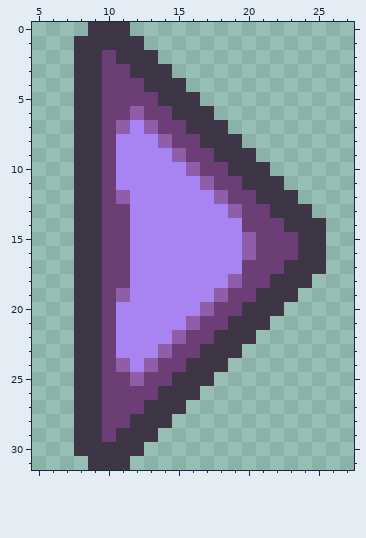
Edited in one commit: pixel-art sprite (Assets/Resources/UI/witch-arrow-32.png). The picture above was drawn from the file before the commit.
The file is 32x32 pixels. Shown: x 5..27, y 0..31.
And afterwards:
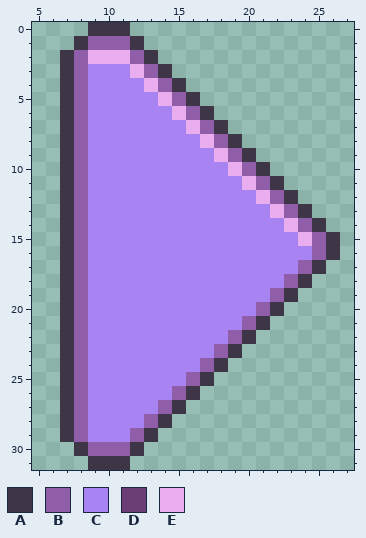
Palette (. is transparent): A #3e3546  B #905ea9  C #a884f3  D #6b3e75  E #eaaded
From the commit log: Add Nichii updated arrows
Change:
Changed rows in their new state; - is an unchanged pixel.
first column x 7:
 1 --BBB---------------
 2 ABEEEB--------------
 3 ABCCCEB-------------
 4 ABCCCCEB------------
 5 ABCCCCCEB-----------
 6 ABCCCCCCEB----------
 7 ABCCC-CCCEB---------
 8 ABCC---CCCEB--------
 9 ABCC----CCCEB-------
10 ABCC-----CCCEB------
11 ABCC------CCCEB-----
12 ABCCC------CCCEB----
13 ABCCC-------CCCEB---
14 ABCCC--------CCCEB--
15 ABCCC--------CCCCEBA
16 ABCCC--------CCCCCBA
17 ABCCC--------CCCCB--
18 ABCCC-------CCCCB---
19 ABCCC------CCCCB----
20 ABCC------CCCCB-----
21 ABCC-----CCCCB------
22 ABCC----CCCCB-------
23 ABCC---CCCCB--------
24 ABCCC-CCCCB---------
25 ABCCCCCCCB----------
26 ABCCCCCCB-----------
27 ABCCCCCB------------
28 ABCCCCB-------------
29 ABCCCB--------------
30 --BBB---------------
Boxes around the changes in both pictures, in picture pixels (x1, y1, x2, y2):
changed: (60, 36, 340, 456)
